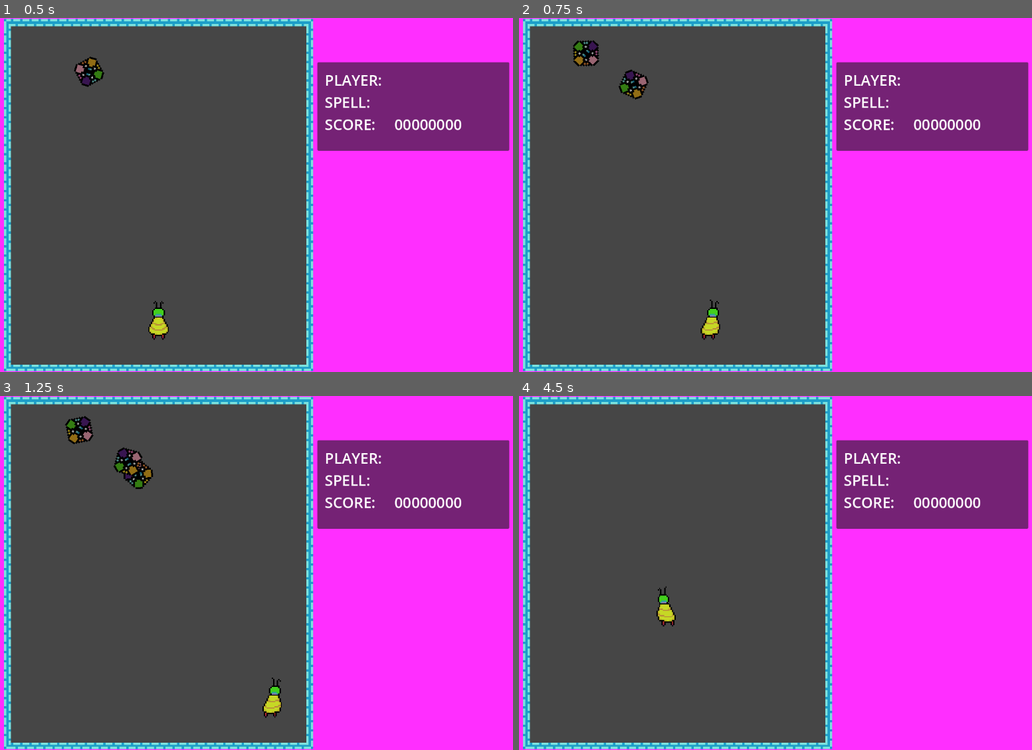
Above: before the commit, frames 1-4 (two rows, left to right).
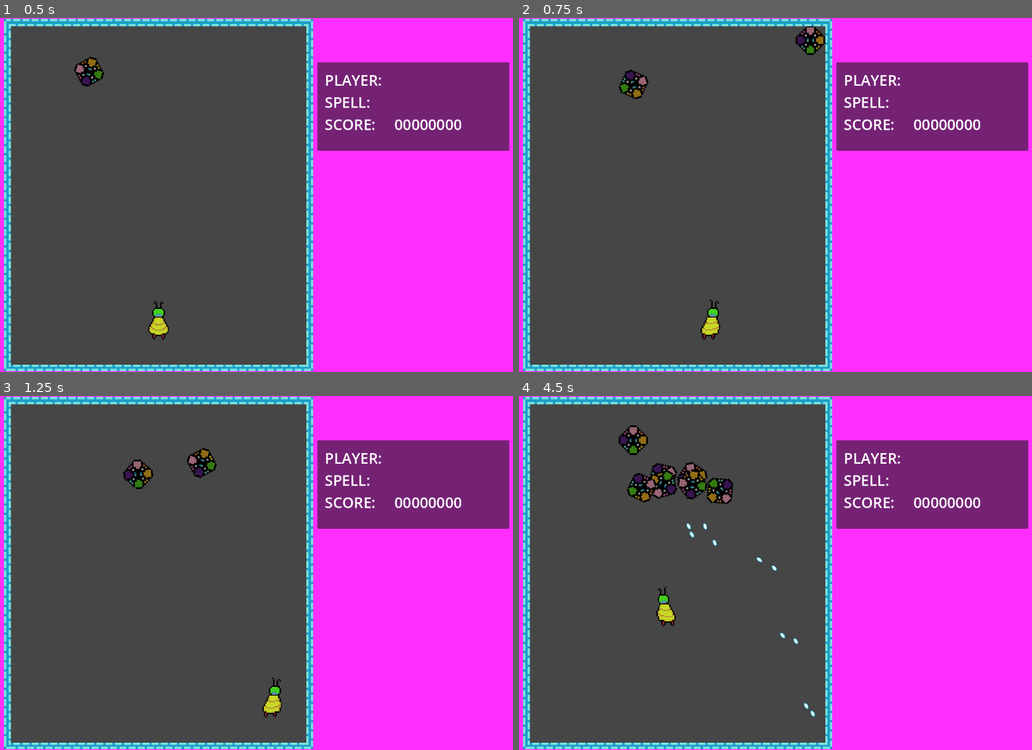
Above: after the commit, the same moments.

Repository: 2192375d/Bee-s-Adventure
Game: Godot game, scene res://scenes/main-game.tscn
Same seed, same stepped clock (60 frames per second), same inputs: the game is played once before the commit and once after it.
Inputs:
- Up to frame 1 (0.5 s): no input
- Up to frame 2 (0.75 s): hold Right (ui_right) from 0.53 s (still down)
- Up to frame 3 (1.25 s): keep holding Right (ui_right)
- Up to frame 4 (4.5 s): release Right (ui_right) at 1.28 s; hold Down (ui_down) 1.28-2.03 s; hold Right (ui_right) 2.03-2.78 s; hold Up (ui_up) 2.78-3.53 s; hold Left (ui_left) from 3.53 s (still down)

Frame 1 is identical in both runs. In frame 2, 0.6% of the frame differs, in the area x 10-60%, y 2-14%; in frame 3, 1.0%; in frame 4, 1.9%, in the area x 19-58%, y 8-91%.

Commit message:
feat: fixed that god damn bug! YAYYYYYYYYYYYYYY

Diff:
--- a/resources/AI1.tres
+++ /dev/null
@@ -1,11 +0,0 @@
-[gd_resource type="Resource" script_class="AIResource" load_steps=5 format=3 uid="uid://c4swjs3t4uxti"]
-
-[ext_resource type="Script" uid="uid://cuxk5es1e8xvw" path="res://scripts/entity/actions/action.gd" id="1_iybpf"]
-[ext_resource type="Resource" uid="uid://17md3koqs04n" path="res://resources/actions/action-enter1.tres" id="2_twal0"]
-[ext_resource type="Script" uid="uid://cqlrfm7is5dko" path="res://scripts/entity/ai-resource.gd" id="3_iybpf"]
-[ext_resource type="Resource" uid="uid://bgn646i82m38u" path="res://resources/actions/action-exit1.tres" id="3_om222"]
-
-[resource]
-script = ExtResource("3_iybpf")
-actions = Array[ExtResource("1_iybpf")]([ExtResource("2_twal0"), ExtResource("3_om222")])
-metadata/_custom_type_script = "uid://cqlrfm7is5dko"
--- /dev/null
+++ b/resources/actions/action-aimed-attack1.tres
@@ -0,0 +1,12 @@
+[gd_resource type="Resource" script_class="ActionAimedAttack" load_steps=3 format=3 uid="uid://c0h0ib3g1hork"]
+
+[ext_resource type="PackedScene" uid="uid://ck5no7yisp46c" path="res://scenes/entities/bullet-shard.tscn" id="1_tkr06"]
+[ext_resource type="Script" uid="uid://d1is2cqaqw85y" path="res://scripts/entity/actions/basics/action-aimed-attack.gd" id="2_v3hk3"]
+
+[resource]
+script = ExtResource("2_v3hk3")
+interval = 0.5
+speed = 300.0
+bullet_scene = ExtResource("1_tkr06")
+duration = 3.0
+metadata/_custom_type_script = "uid://d1is2cqaqw85y"
--- /dev/null
+++ b/resources/actions/action-enter1-rev.tres
@@ -0,0 +1,13 @@
+[gd_resource type="Resource" script_class="ActionFollow" load_steps=4 format=3 uid="uid://b7oolqloig83f"]
+
+[ext_resource type="PackedScene" uid="uid://c1hpuii2quq2a" path="res://scenes/entities/paths/path-enter1.tscn" id="1_5b0xq"]
+[ext_resource type="Curve" uid="uid://dc1ua63wulbwr" path="res://resources/speed-curves/smooth-move.tres" id="2_h8i4p"]
+[ext_resource type="Script" uid="uid://n8bhrlq0undu" path="res://scripts/entity/actions/basics/action-follow.gd" id="3_4ylgc"]
+
+[resource]
+script = ExtResource("3_4ylgc")
+position_curve = ExtResource("2_h8i4p")
+path_scene = ExtResource("1_5b0xq")
+reverse = true
+duration = 1.3
+metadata/_custom_type_script = "uid://n8bhrlq0undu"
--- a/resources/actions/action-enter1.tres
+++ b/resources/actions/action-enter1.tres
@@ -6,7 +6,7 @@
 
 [resource]
 script = ExtResource("2_6tuht")
-speed_curve = ExtResource("3_jdvj1")
+position_curve = ExtResource("3_jdvj1")
 path_scene = ExtResource("1_ci6ej")
 duration = 2.0
 metadata/_custom_type_script = "uid://n8bhrlq0undu"
--- /dev/null
+++ b/resources/actions/action-exit1-rev.tres
@@ -0,0 +1,13 @@
+[gd_resource type="Resource" script_class="ActionFollow" load_steps=4 format=3 uid="uid://6npk1d6pg65s"]
+
+[ext_resource type="PackedScene" uid="uid://bqr6ep4pnfvxd" path="res://scenes/entities/paths/path-exit1.tscn" id="1_6n5fe"]
+[ext_resource type="Curve" uid="uid://dc1ua63wulbwr" path="res://resources/speed-curves/smooth-move.tres" id="2_cc6lv"]
+[ext_resource type="Script" uid="uid://n8bhrlq0undu" path="res://scripts/entity/actions/basics/action-follow.gd" id="3_r0ui2"]
+
+[resource]
+script = ExtResource("3_r0ui2")
+position_curve = ExtResource("2_cc6lv")
+path_scene = ExtResource("1_6n5fe")
+reverse = true
+duration = 2.0
+metadata/_custom_type_script = "uid://n8bhrlq0undu"
--- a/resources/actions/action-exit1.tres
+++ b/resources/actions/action-exit1.tres
@@ -6,7 +6,7 @@
 
 [resource]
 script = ExtResource("2_tga55")
-speed_curve = ExtResource("3_tga55")
+position_curve = ExtResource("3_tga55")
 path_scene = ExtResource("1_tga55")
-duration = 1.2
+duration = 2.5
 metadata/_custom_type_script = "uid://n8bhrlq0undu"
--- /dev/null
+++ b/resources/enemy1AI-rev.tres
@@ -0,0 +1,12 @@
+[gd_resource type="Resource" script_class="AIResource" load_steps=6 format=3 uid="uid://dkneefr0cfp7l"]
+
+[ext_resource type="Script" uid="uid://cuxk5es1e8xvw" path="res://scripts/entity/actions/action.gd" id="1_vp1um"]
+[ext_resource type="Resource" uid="uid://b7oolqloig83f" path="res://resources/actions/action-enter1-rev.tres" id="2_la8ad"]
+[ext_resource type="Resource" uid="uid://c0h0ib3g1hork" path="res://resources/actions/action-aimed-attack1.tres" id="3_oriyx"]
+[ext_resource type="Script" uid="uid://cqlrfm7is5dko" path="res://scripts/entity/ai-resource.gd" id="4_dqutg"]
+[ext_resource type="Resource" uid="uid://6npk1d6pg65s" path="res://resources/actions/action-exit1-rev.tres" id="4_la8ad"]
+
+[resource]
+script = ExtResource("4_dqutg")
+actions = Array[ExtResource("1_vp1um")]([ExtResource("2_la8ad"), ExtResource("3_oriyx"), ExtResource("4_la8ad")])
+metadata/_custom_type_script = "uid://cqlrfm7is5dko"
--- /dev/null
+++ b/resources/enemy1AI.tres
@@ -0,0 +1,12 @@
+[gd_resource type="Resource" script_class="AIResource" load_steps=6 format=3 uid="uid://c4swjs3t4uxti"]
+
+[ext_resource type="Script" uid="uid://cuxk5es1e8xvw" path="res://scripts/entity/actions/action.gd" id="1_4r086"]
+[ext_resource type="Resource" uid="uid://17md3koqs04n" path="res://resources/actions/action-enter1.tres" id="2_6jmj8"]
+[ext_resource type="Resource" uid="uid://c0h0ib3g1hork" path="res://resources/actions/action-aimed-attack1.tres" id="3_yn6st"]
+[ext_resource type="Resource" uid="uid://bgn646i82m38u" path="res://resources/actions/action-exit1.tres" id="4_25p41"]
+[ext_resource type="Script" uid="uid://cqlrfm7is5dko" path="res://scripts/entity/ai-resource.gd" id="5_31x1o"]
+
+[resource]
+script = ExtResource("5_31x1o")
+actions = Array[ExtResource("1_4r086")]([ExtResource("2_6jmj8"), ExtResource("3_yn6st"), ExtResource("4_25p41")])
+metadata/_custom_type_script = "uid://cqlrfm7is5dko"
--- a/resources/speed-curves/smooth-move.tres
+++ b/resources/speed-curves/smooth-move.tres
@@ -1,5 +1,5 @@
 [gd_resource type="Curve" format=3 uid="uid://dc1ua63wulbwr"]
 
 [resource]
-_data = [Vector2(0, 0), 0.0, 2.7512748, 0, 0, Vector2(1, 1), 0.0, 0.0, 0, 0, Vector2(1, 0), 0.0, 0.0, 0, 0]
-point_count = 3
+_data = [Vector2(0, 0), 0.0, 2.7512748, 0, 0, Vector2(1, 1), 0.0, 0.0, 0, 0]
+point_count = 2
--- a/scenes/bee-bullet.tscn
+++ b/scenes/bee-bullet.tscn
@@ -1,6 +1,6 @@
 [gd_scene load_steps=4 format=3 uid="uid://buts3pip8f7ji"]
 
-[ext_resource type="Script" uid="uid://comikebg4mb2k" path="res://scripts/bee-bullet.gd" id="1_pinja"]
+[ext_resource type="Script" uid="uid://comikebg4mb2k" path="res://scripts/bee/bee-bullet.gd" id="1_pinja"]
 [ext_resource type="Texture2D" uid="uid://cv1jfah0eoejo" path="res://assets/bee/bee-bullet.png" id="1_yobux"]
 
 [sub_resource type="CircleShape2D" id="CircleShape2D_4dvvg"]
--- a/scenes/bee.tscn
+++ b/scenes/bee.tscn
@@ -10,7 +10,7 @@
 [ext_resource type="Texture2D" uid="uid://b6lch5wwkraq7" path="res://assets/bee/bee-down-right.png" id="5_011rt"]
 [ext_resource type="Script" uid="uid://r85cri203cjn" path="res://scripts/bee/animation-component.gd" id="6_nkr4b"]
 [ext_resource type="Texture2D" uid="uid://cyvdd0xeublfd" path="res://assets/bee/hitbox-dot.png" id="8_ykkpv"]
-[ext_resource type="Script" uid="uid://dj50mkbj06f6q" path="res://scripts/shoot-component.gd" id="11_011rt"]
+[ext_resource type="Script" uid="uid://dj50mkbj06f6q" path="res://scripts/bee/shoot-component.gd" id="11_011rt"]
 [ext_resource type="PackedScene" uid="uid://buts3pip8f7ji" path="res://scenes/bee-bullet.tscn" id="12_ovfpg"]
 
 [sub_resource type="SpriteFrames" id="SpriteFrames_qf6nb"]
--- /dev/null
+++ b/scenes/entities/bullet-shard.tscn
@@ -0,0 +1,15 @@
+[gd_scene load_steps=3 format=3 uid="uid://ck5no7yisp46c"]
+
+[ext_resource type="Script" uid="uid://bvil8g2ynm4li" path="res://scripts/bullet/bullet.gd" id="1_mcht0"]
+[ext_resource type="Texture2D" uid="uid://b521wd8x7tec0" path="res://assets/shard.png" id="1_mtjc8"]
+
+[node name="bullet-shard" type="Area2D"]
+position = Vector2(0, 0.5)
+rotation = 1.5707964
+script = ExtResource("1_mcht0")
+
+[node name="Sprite2D" type="Sprite2D" parent="."]
+texture = ExtResource("1_mtjc8")
+
+[node name="CollisionPolygon2D" type="CollisionPolygon2D" parent="."]
+polygon = PackedVector2Array(1, 6, 3, 3, 3, -4, 1, -7, -1, -7, -3, -4, -3, 3, -1, 6)
--- a/scenes/entities/paths/path-enter1.tscn
+++ b/scenes/entities/paths/path-enter1.tscn
@@ -3,7 +3,7 @@
 [sub_resource type="Curve2D" id="Curve2D_o7av5"]
 bake_interval = 512.0
 _data = {
-"points": PackedVector2Array(0, 0, 0, 0, 0, 0, 0, 0, 0, 0, 256, 128)
+"points": PackedVector2Array(-120, 0, 0, 0, 0, 0, 0, 0, 0, 0, 256, 128)
 }
 point_count = 2
 
@@ -11,3 +11,4 @@
 curve = SubResource("Curve2D_o7av5")
 
 [node name="PathFollow2D" type="PathFollow2D" parent="."]
+rotation = 0.4636476
--- a/scenes/entities/paths/path-exit1.tscn
+++ b/scenes/entities/paths/path-exit1.tscn
@@ -3,7 +3,7 @@
 [sub_resource type="Curve2D" id="Curve2D_b4he7"]
 bake_interval = 512.0
 _data = {
-"points": PackedVector2Array(0, 0, 0, 0, 0, 128, 0, 0, 0, 0, 256, 0)
+"points": PackedVector2Array(0, 0, 0, 0, 0, 128, 0, 0, 0, 0, 384, 0)
 }
 point_count = 2
 
--- a/scripts/bee-bullet.gd
+++ b/scripts/bee/bee-bullet.gd
@@ -24,8 +24,8 @@
 		or position.x - radius > Global.gameSizeX
 		or position.y + radius < 0
 		or position.y - radius > Global.gameSizeY):
-			#print("bye!")
-			queue_free()
+		#print("bye!")
+		queue_free()
 
 func on_area_entered(area: Area2D) -> void:
 	if area is Enemy:
--- /dev/null
+++ b/scripts/bullet/bullet.gd
@@ -0,0 +1,21 @@
+extends Area2D
+
+class_name Bullet
+
+var direction_vector: Vector2
+var speed: float
+
+func set_bullet(spawnpoint: Vector2, new_direction_vector: Vector2, new_speed: float) -> void:
+	position = spawnpoint
+	direction_vector = new_direction_vector
+	speed = new_speed
+	rotate(direction_vector.angle())
+
+func _physics_process(delta: float) -> void:
+	position += speed * direction_vector * delta
+
+	if position.x < 0 or\
+	position.x > Global.gameSizeX or\
+	position.y < 0 or\
+	position.y > Global.gameSizeY:
+		queue_free()
--- a/scripts/entity/actions/action.gd
+++ b/scripts/entity/actions/action.gd
@@ -6,25 +6,23 @@
 var timer: Timer
 var actor: Entity
 
-var entities: Array[Entity]
-
 func start_action() -> void:
-
 	timer.autostart = false
 	timer.one_shot = true
 	timer.start(duration)
 
 @abstract func update(_delta: float) -> void
 
-func follow_path(speed_curve: Curve, path_follow: PathFollow2D) -> void:
+func follow_path(position_curve: Curve, path_follow: PathFollow2D) -> void:
 	if (!path_follow):
 		return
 	var ratio = (timer.wait_time - timer.time_left) / duration # 0 to 1
-	path_follow.progress_ratio = speed_curve.sample(ratio)
+	path_follow.progress_ratio = position_curve.sample(ratio)
 	actor.global_position = path_follow.global_position
 
+
 func align_path_start(path: Path2D):
-	var curve := path.curve
-	var local_start := curve.get_point_position(0)
-	var global_start := path.to_global(local_start)
+	var curve = path.curve
+	var local_start = curve.get_point_position(0)
+	var global_start = path.to_global(local_start)
 	path.global_position += actor.global_position - global_start
--- /dev/null
+++ b/scripts/entity/actions/basics/action-aimed-attack.gd
@@ -0,0 +1,36 @@
+extends ActionResource
+
+class_name ActionAimedAttack
+
+@export var interval: float
+@export var speed: float
+@export var bullet_scene: PackedScene
+var interval_timer: Timer
+var to_shoot: bool
+
+func start_action() -> void:
+	#print(actor, ": action started")
+	super.start_action()
+	interval_timer = Timer.new()
+	interval_timer.autostart = false
+	interval_timer.one_shot = true
+	interval_timer.timeout.connect(_on_interval_timer_timeout)
+
+	to_shoot = false
+	actor.add_child(interval_timer)
+	interval_timer.start(interval)
+
+func _on_interval_timer_timeout() -> void:
+	to_shoot = true
+	interval_timer.start(interval)
+
+func update(_delta: float) -> void:
+
+	if (!to_shoot):
+		return
+
+	var bullet: Bullet = bullet_scene.instantiate()
+	var direction_vector: Vector2 = (Global.get_bee().position - actor.position).normalized()
+	Global.get_game().add_child(bullet)
+	bullet.set_bullet(actor.position, direction_vector, speed)
+	to_shoot = false
--- a/scripts/entity/actions/basics/action-follow.gd
+++ b/scripts/entity/actions/basics/action-follow.gd
@@ -2,8 +2,9 @@
 
 class_name ActionFollow
 
-@export var speed_curve: Curve
+@export var position_curve: Curve
 @export var path_scene: PackedScene
+@export var reverse: bool = false
 
 var path: Path2D
 var path_follow: PathFollow2D
@@ -16,8 +17,29 @@
 	align_path_start(path)
 
 	Global.game.get_tree().current_scene.add_child.call_deferred(path)
+
+	if reverse:
+		flip_curve_y(path.curve)
+
 	path_follow = path.get_node("PathFollow2D")
 	path_follow.progress = 0
 
 func update(_delta: float) -> void:
-	follow_path(speed_curve, path_follow)
+	follow_path(position_curve, path_follow)
+
+func flip_curve_y(curve: Curve2D) -> void:
+	if !curve:
+		return
+
+	for i in curve.get_point_count():
+		var p := curve.get_point_position(i)
+		var in_h := curve.get_point_in(i)
+		var out_h := curve.get_point_out(i)
+
+		p.x = -p.x
+		in_h.x = -in_h.x
+		out_h.x = -out_h.x
+
+		curve.set_point_position(i, p)
+		curve.set_point_in(i, in_h)
+		curve.set_point_out(i, out_h)
--- a/scripts/entity/ai-resource.gd
+++ b/scripts/entity/ai-resource.gd
@@ -13,7 +13,6 @@
 		currentAction = action
 		await action.timer.timeout
 
-
 	actions_complete.emit()
 
 func update(_delta: float) -> void:
--- a/scripts/entity/enemy.gd
+++ b/scripts/entity/enemy.gd
@@ -2,20 +2,14 @@
 
 class_name Enemy
 var animation_component: EntityAnimationComponent
-var timer: Timer
+
 var hp: int
 
-var shape: Shape2D
+var half_w: float = 0
+var half_h: float = 0
 
-func _ready():
-	#ai_resource.actor = self
-	for action in ai_resource.actions:
-		action.actor = self
-		action.timer = timer
-
-	self.shape = $CollisionShape2D.shape
-
-	ai_resource.start_AI()
+func _ready() -> void:
+	super()
 	ai_resource.actions_complete.connect(_on_actions_complete)
 
 func set_enemy(spawnpoint: Vector2, new_hp: int, new_ai_resource: AIResource) -> void:
@@ -24,6 +18,12 @@
 	hp = new_hp
 	timer = $Timer
 	animation_component = $EntityAnimationComponent
+
+	var collision_shape: CollisionShape2D = get_node_or_null("CollisionShape2D")
+
+	if (collision_shape):
+		half_w = collision_shape.shape.extents.x
+		half_h = collision_shape.shape.extents.y
 
 func _process(delta: float):
 	ai_resource.update(delta)
@@ -34,10 +34,17 @@
 		hide()
 
 func _on_actions_complete() -> void:
+	if (!in_border()):
+		self.queue_free()
 
-	if (!in_border()):
-		print("here")
-		self.queue_free()
+func in_border() -> bool:
+	if (
+		position.x - half_w >= 0
+		and position.x + half_w <= Global.gameSizeX
+		and position.y - half_h >= 0
+		and position.y + half_h <= Global.gameSizeY):
+		return true
+	return false
 
 func get_hit(damage: int) -> void:
 	animation_component.shine_animation()
--- a/scripts/entity/entity.gd
+++ b/scripts/entity/entity.gd
@@ -1,21 +1,14 @@
 @abstract class_name Entity extends Area2D
 
 var ai_resource: AIResource
+var timer: Timer
 
-func in_border() -> bool:
-	var half_w: float = 0
-	var half_h: float = 0
+func _ready():
+	#ai_resource.actor = self
+	for action in ai_resource.actions:
+		action.actor = self
+		action.timer = timer
+	#shape = $CollisionShape2D.shape
+	ai_resource.start_AI()
 
-	var collision_shape: CollisionShape2D = get_node_or_null("CollisionShape2D")
-
-	if (collision_shape):
-		half_w = collision_shape.shape.extents.x
-		half_h = collision_shape.shape.extents.y
-
-	if (
-		position.x - half_w >= 0
-		and position.x + half_w <= Global.gameSizeX
-		and position.y - half_h >= 0
-		and position.y + half_h <= Global.gameSizeY):
-		return true
-	return false
+@abstract func _on_actions_complete() -> void
--- a/scripts/game/chapters/chapter.gd
+++ b/scripts/game/chapters/chapter.gd
@@ -12,7 +12,6 @@
 	var ai_copy: AIResource = ai_resource.duplicate_deep(Resource.DEEP_DUPLICATE_ALL)
 
 	enemy.set_enemy(spawn_point, hp, ai_copy)
-	#print("here")
 	Global.game.add_child(enemy)
 
 func wait(seconds: float) -> void:
--- a/scripts/game/chapters/chapter1.gd
+++ b/scripts/game/chapters/chapter1.gd
@@ -2,10 +2,18 @@
 
 func handle_chapter() -> void:
 	var enemy_scene1: PackedScene = preload("res://scenes/entities/enemy1.tscn")
-	var AI_resource1: AIResource = preload("res://resources/AI1.tres")
-	spawn_enemy(enemy_scene1, Vector2(32, 32), 10, AI_resource1)
-	await wait(0.5)
-	spawn_enemy(enemy_scene1, Vector2(64, 32), 10, AI_resource1)
-	await wait(0.5)
-	spawn_enemy(enemy_scene1, Vector2(96, 32), 10, AI_resource1)
+	var AI_resource1: AIResource = preload("res://resources/enemy1AI.tres")
+	var AI_resource1_rev: AIResource = preload("res://resources/enemy1AI-rev.tres")
+
+	#640 * 736
+
+	const GAP_X: int = 64
+	const GAP_Y: int = 16
+
+	for i in range(0, 4):
+		spawn_enemy(enemy_scene1, Vector2(32 + i * GAP_X, 32 + i * GAP_Y), 10, AI_resource1)
+		await wait(0.75)
+		spawn_enemy(enemy_scene1, Vector2(Global.gameSizeX -32 - i * GAP_X, 32 + i * GAP_Y),
+		10, AI_resource1_rev)
+		await wait(0.75)
 	await wait(2.0)
Binary file changed: assets/Aseprite files/bee's adventure.aseprite
Binary file added: assets/shard.png
Not shown, added: assets/shard.png.import
Renamed: scripts/bee-bullet.gd.uid -> scripts/bee/bee-bullet.gd.uid
Renamed: scripts/shoot-component.gd -> scripts/bee/shoot-component.gd
Renamed: scripts/shoot-component.gd.uid -> scripts/bee/shoot-component.gd.uid
Not shown, added: scripts/bullet/bullet.gd.uid
Not shown, added: scripts/entity/actions/basics/action-aimed-attack.gd.uid
